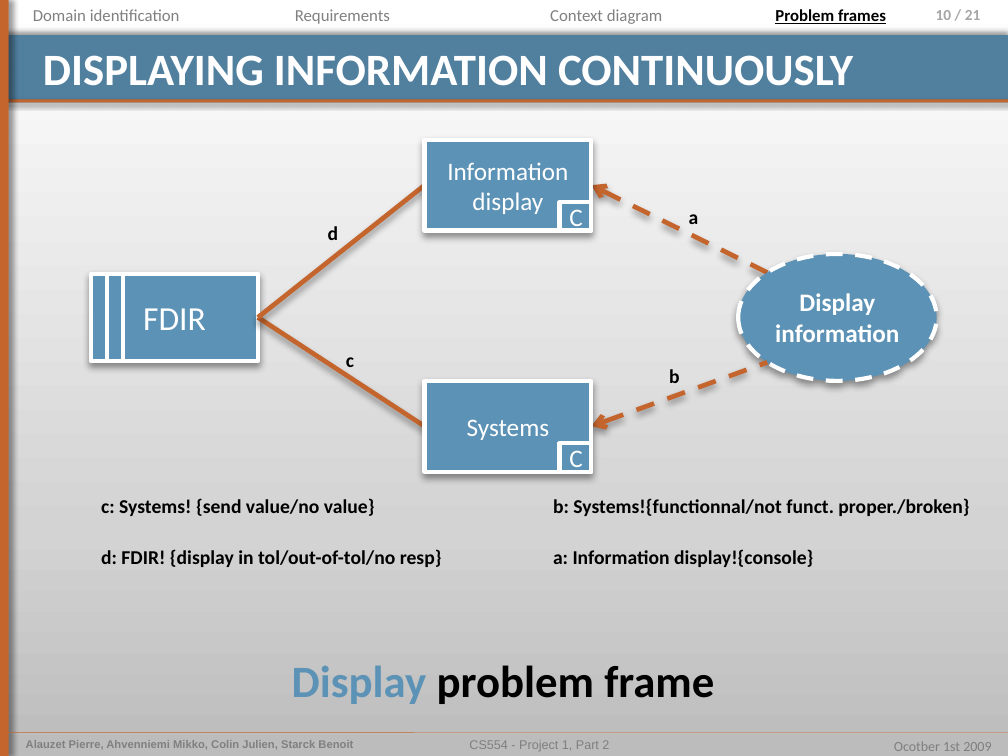
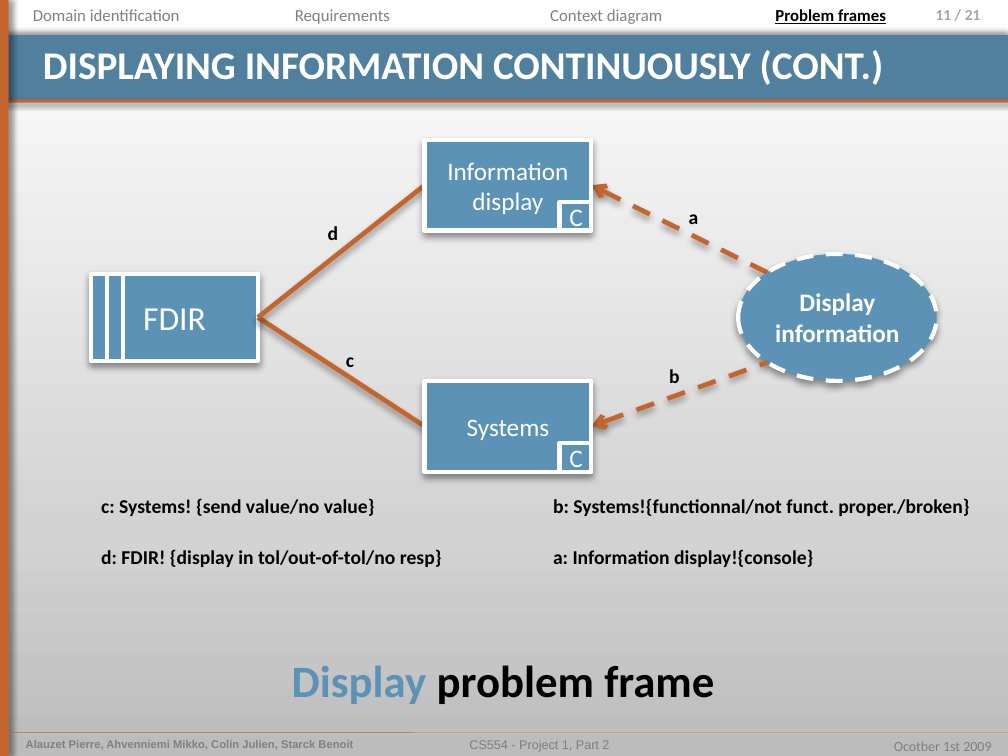
Before and after one commit to pierrealauzet/euroteam, a slide deck: slide 11 of Project 1/Part 2/CS554_EuroTeam_Problem_Frames.pptx (slide 10 before the commit). Drawn at 1008x756 pixels with LibreOffice and Linux fonts; fonts in the diff are those of the drawing. Boxes give left, top, right and bottom in pixels: in the first picture for what was removed or moved away, otherwise in the second. Text is boxed around its words. In the diff, an @@ line names an element or a change of style, - is before the commit and + after.

```diff
--- a/Project 1/Part 2/CS554_EuroTeam_Problem_Frames.pptx
+++ b/Project 1/Part 2/CS554_EuroTeam_Problem_Frames.pptx
@@ page number at bbox=[936, 10, 981, 20]: text changed @@
-10 / 21
+11 / 21
@@ title at bbox=[43, 50, 884, 85]: text changed; size 32 to 28 pt @@
-DISPLAYING INFORMATION CONTINUOUSLY
+DISPLAYING INFORMATION CONTINUOUSLY (CONT.)
```
Also in this commit, not shown: 15 other slides changed, 1 slide added, 1 other file.
